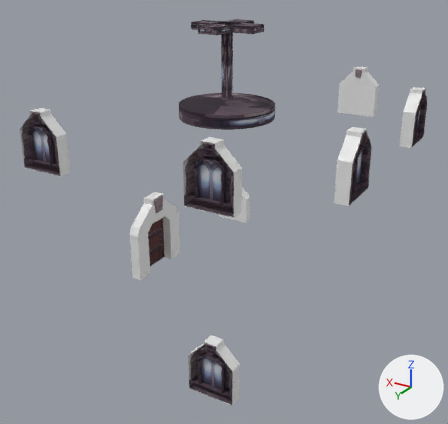
Two versions of the FBX model res/Room/Window01.FBX, one commit apart.
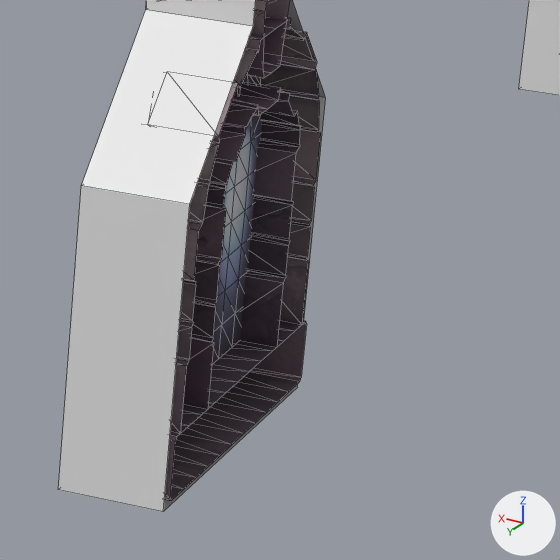
The first picture shows the older version from a camera (50 mm lens) standing at (-91.7, 154.5, 70.3) and looking at (-0.5, 2.5, -5.7). The close-ups show both versions on the part from 73% to 90% of the width and 32% to 50% of the height of that picture; other places that the commit changed are outside them. Arrows for +X, +Y and +Z are at lower right; the lights stay in place. The close-ups show mesh edges as thin lines. Where no turn or scale is listed for an object, it has been applied to the vertices.

In view in the first close-up: 'Collide04', 'Collide05', 'Window05'.
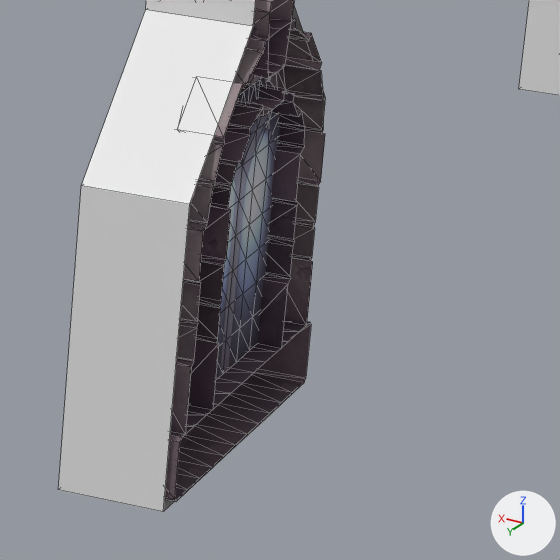
The change, as a diff of the scene's bpy script:
```diff
--- a/res/Room/Window01.FBX.py
+++ b/res/Room/Window01.FBX.py
@@ me_mesh_004 @@
 me_mesh_004.from_pydata(...)  # 486 vertices, 786 faces; spans x -1.68..2.23, y -6.2..6.2, z -7.49..7.49
 # used by ob_window05; location = (-48.46, 25.0, 25.0)
+# me_mesh_004 part 1: the whole mesh is scaled about the mesh origin by (0.65, 1, 1)
 me_mesh_004.materials.append(mat_window01)
@@ ob_window05 @@
 ob_window05 = bpy.data.objects.new('Window05', me_mesh_004)
-ob_window05.location = (-48.46, 25.0, 25.0)
+ob_window05.location = (-49.2, 25.0, 25.0)
```

Where the change shows, as pixel boxes [x1, y1, x2, y2] in the close-ups (560 x 560 px):
'Window05', mesh rescaled, moved
    before: [165, 0, 321, 501]
    after: [165, 0, 325, 502]
